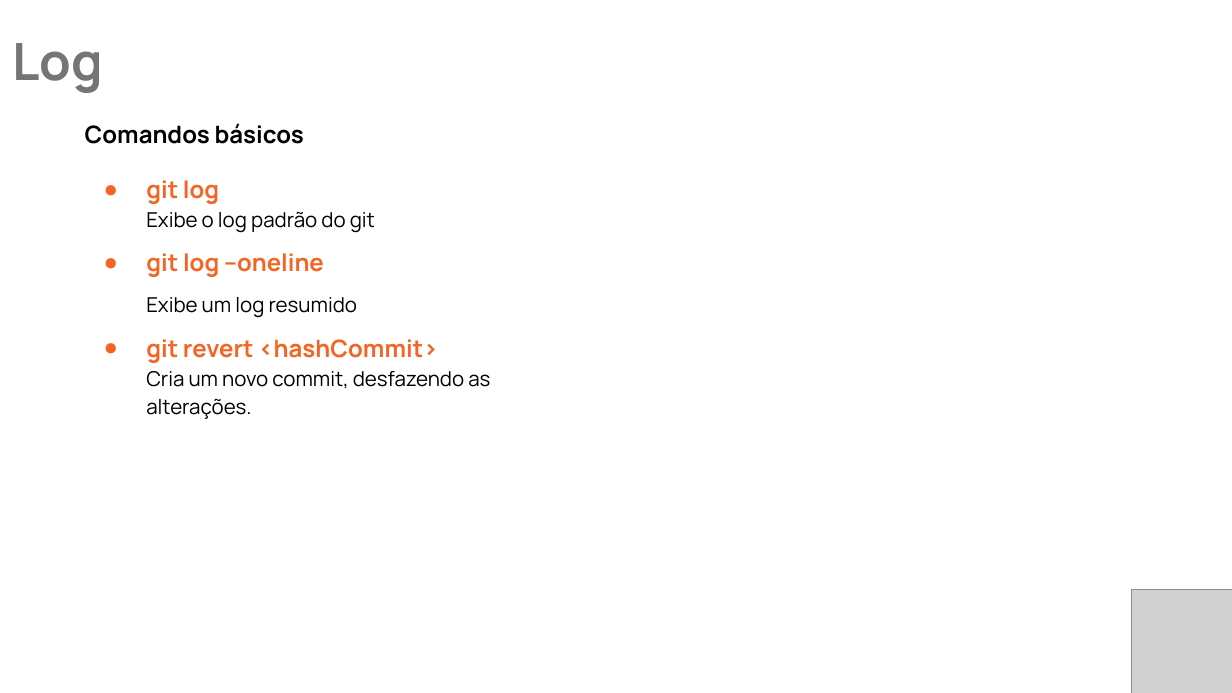
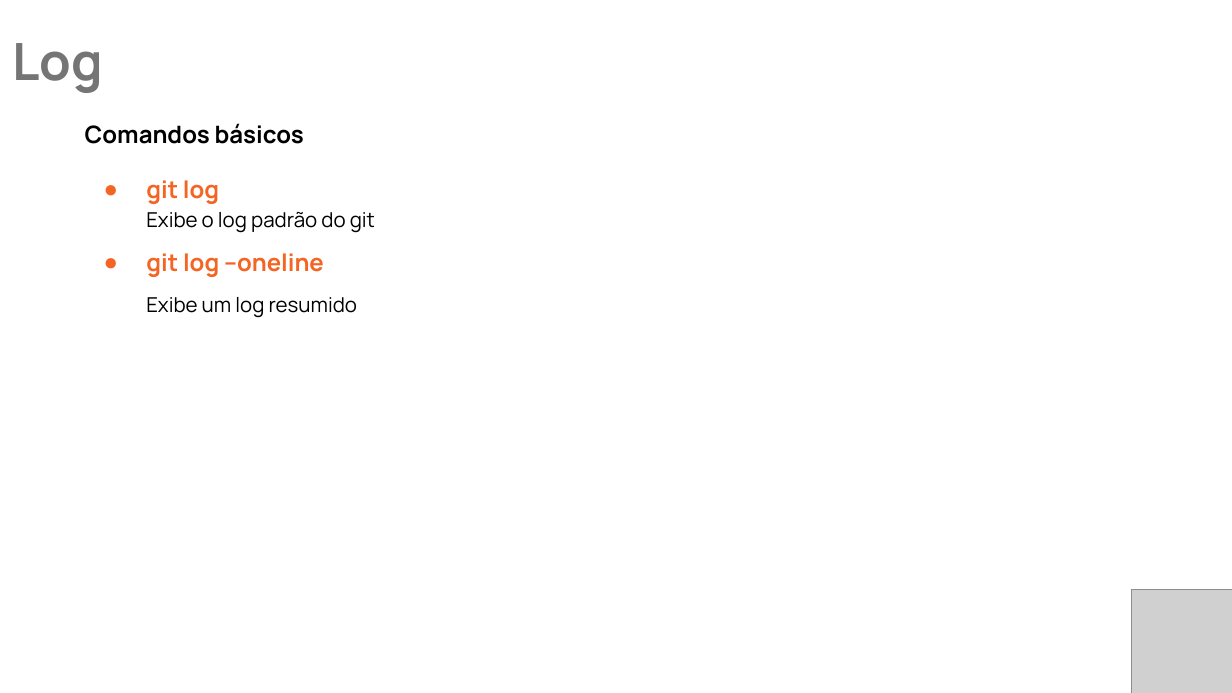
Before and after one commit to EvertonBrzozowyAlves/TreinamentoGit, a slide deck: slide 12 of Treinamento GIT.pptx (slide 15 before the commit). Drawn at 1232x693 pixels with LibreOffice and Linux fonts; fonts in the diff are those of the drawing; grey boxes stand for pictures. Boxes give left, top, right and bottom in pixels: in the first picture for what was removed or moved away, otherwise in the second. Text is boxed around its words. In the diff, an @@ line names an element or a change of style, - is before the commit and + after.

```diff
--- a/Treinamento GIT.pptx
+++ b/Treinamento GIT.pptx
@@ text at (x1=146, y1=339, x2=490, y2=419): paragraph removed @@
-● git revert <hashCommit>
-  Cria um novo commit, desfazendo as alterações.
```
Also in this commit, not shown: 5 other slides changed.
